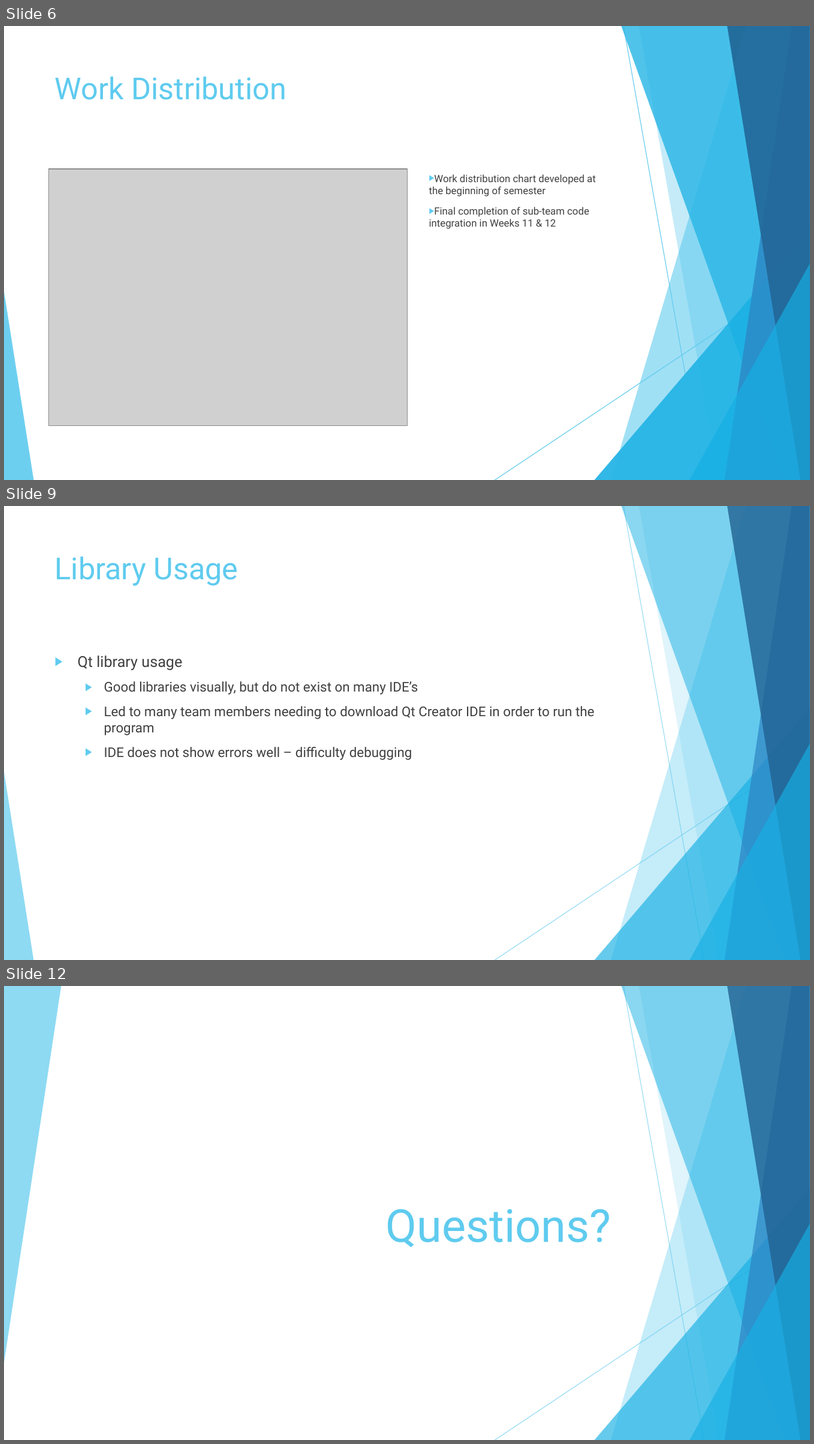
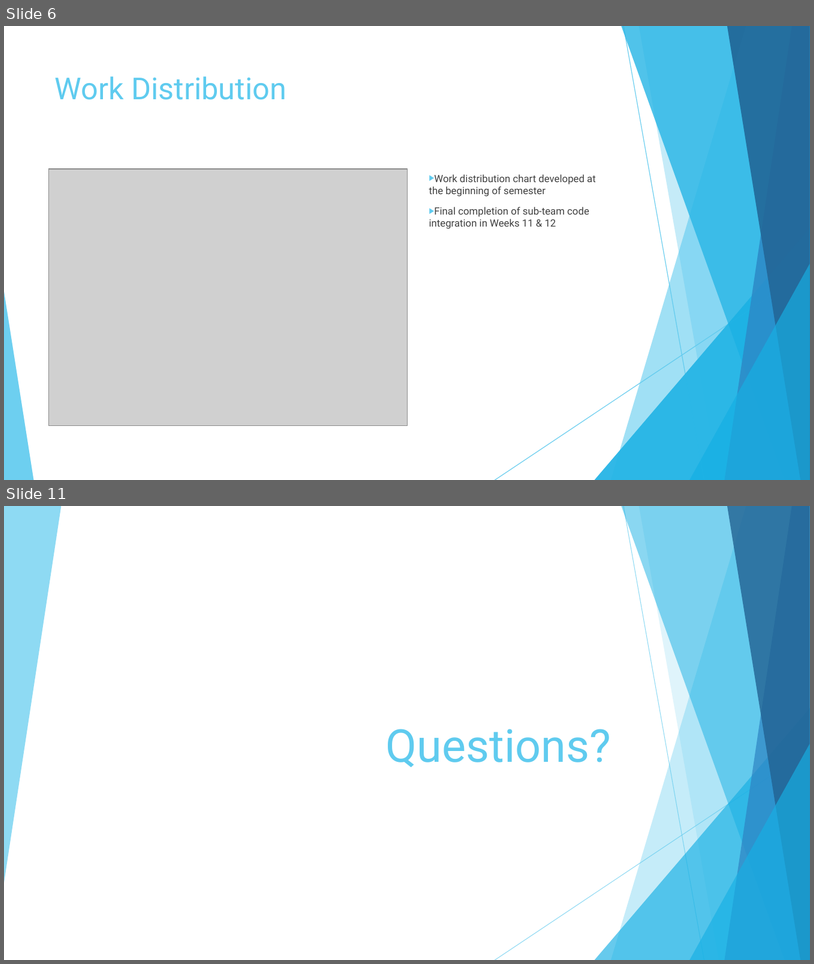
Before and after one commit to fazeelabbasi/CRASH, a slide deck: docs/CMPE 320 Final Group Presentation.pptx. Shown one above the other, each under a label of ours: slides 6, 9 and 12 before the commit, slides 6 and 11 after it; the slides between them are not shown. The pictures are 814x1444 and 814x964 pixels, drawn with LibreOffice and Linux fonts; fonts in the diff are those of the drawing; grey boxes stand for pictures. Boxes give left, top, right and bottom in pixels: in the first picture for what was removed or moved away, otherwise in the second. Text is boxed around its words. In the diff, an @@ line names an element or a change of style, - is before the commit and + after.

```diff
--- a/docs/CMPE 320 Final Group Presentation.pptx
+++ b/docs/CMPE 320 Final Group Presentation.pptx
@@ slide 9 removed at (4, 506, 810, 960), background #FFFFFF; not listed: 10 template elements that a slide beside it also shows @@
@@ title removed at (55, 556, 239, 586) @@
-Library Usage
@@ text removed at (78, 655, 594, 760) @@
-▶ Qt library usage
-  ▶ Good libraries visually, but do not exist on many IDE’s
-  ▶ Led to many team members needing to download Qt Creator IDE in order to run the program
-  ▶ IDE does not show errors well – difficulty debugging
@@ what was slide 12 is now slide 11 @@
```
Also in this commit, not shown: 6 slides changed, 2 slides added, 2 other slides removed, 5 other files.
